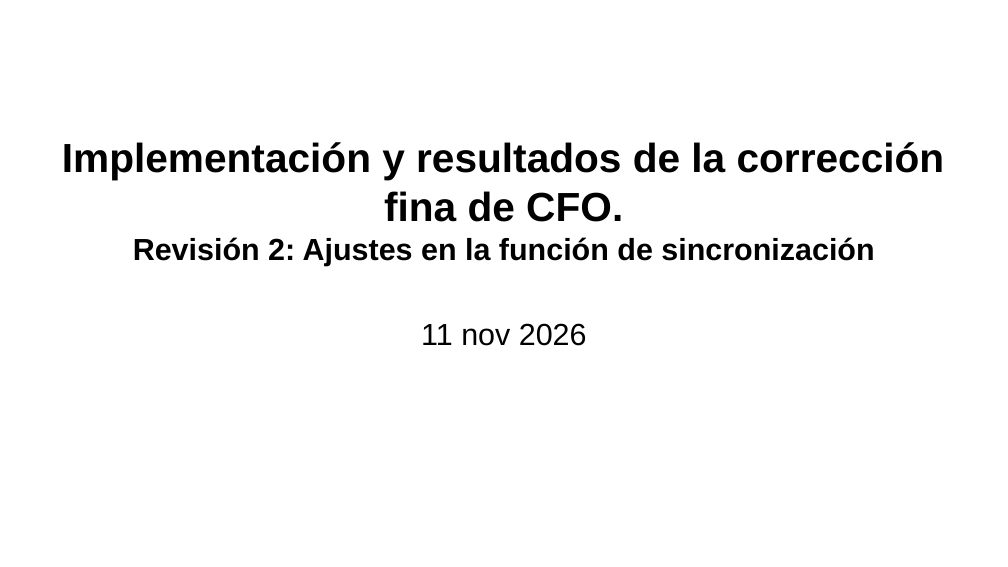
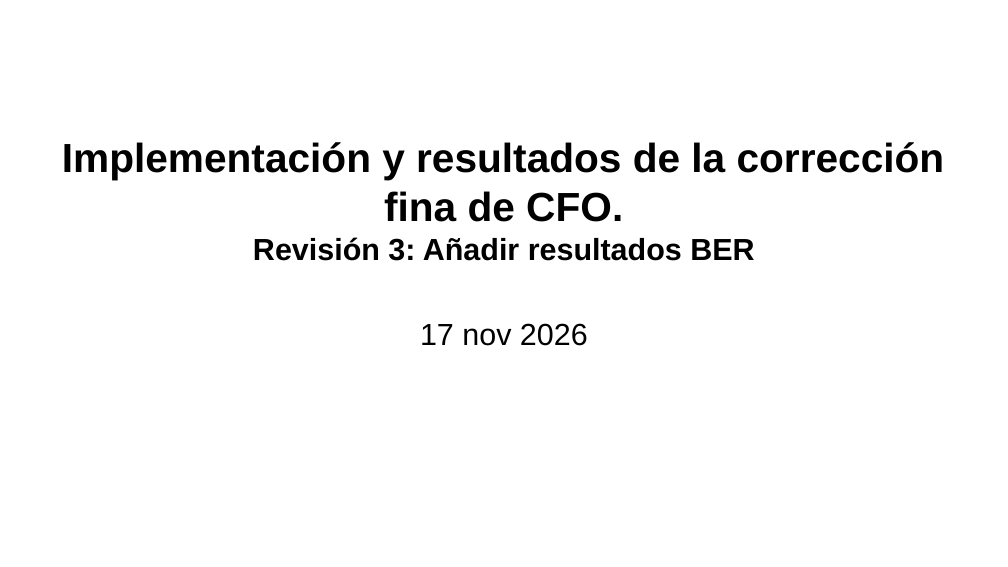
Before and after one commit to Th3Cr4ck/Wifi-OFDM-sync, a slide deck: slide 1 of Avances/Estimacion CFO.odp. Drawn at 1008x567 pixels with LibreOffice and Linux fonts; fonts in the diff are those of the drawing. Boxes give left, top, right and bottom in pixels: in the first picture for what was removed or moved away, otherwise in the second. Text is boxed around its words. In the diff, an @@ line names an element or a change of style, - is before the commit and + after.

```diff
--- a/Avances/Estimacion CFO.odp
+++ b/Avances/Estimacion CFO.odp
@@ subtitle at [253, 237, 754, 346]: text changed @@
-Revisión 2: Ajustes en la función de sincronización
-11 nov 2026
+Revisión 3: Añadir resultados BER
+17 nov 2026
```
Also in this commit, not shown: 5 other slides changed, 2 slides added, 11 other files.
